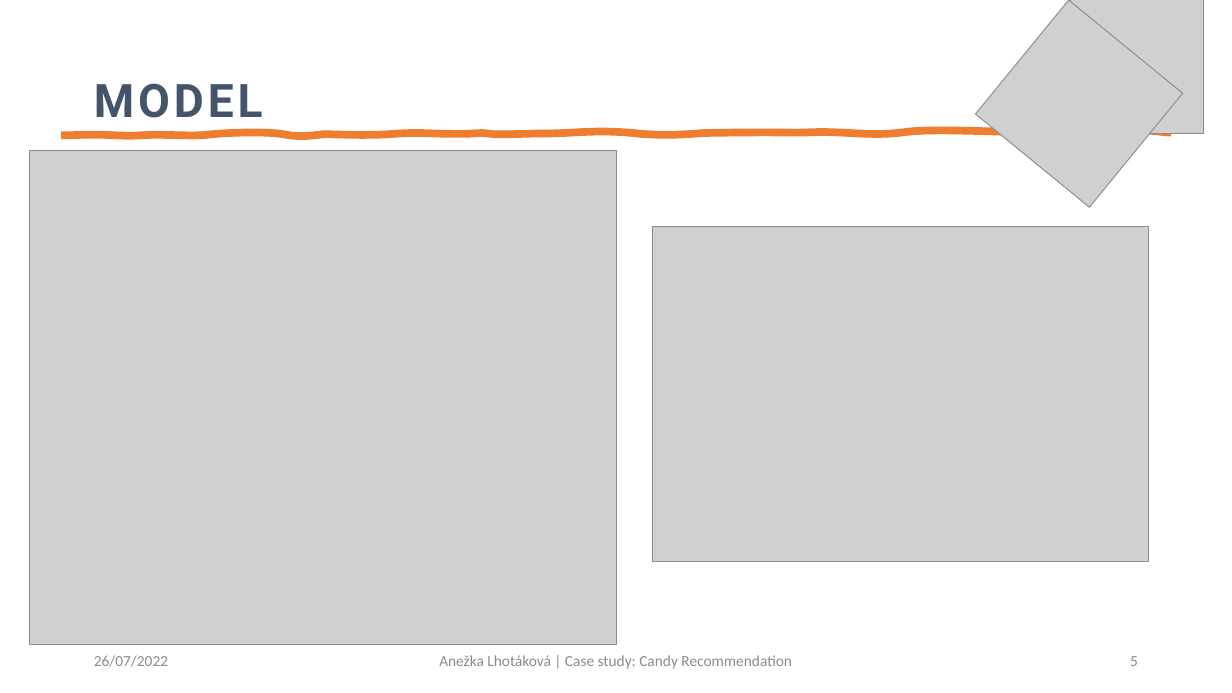
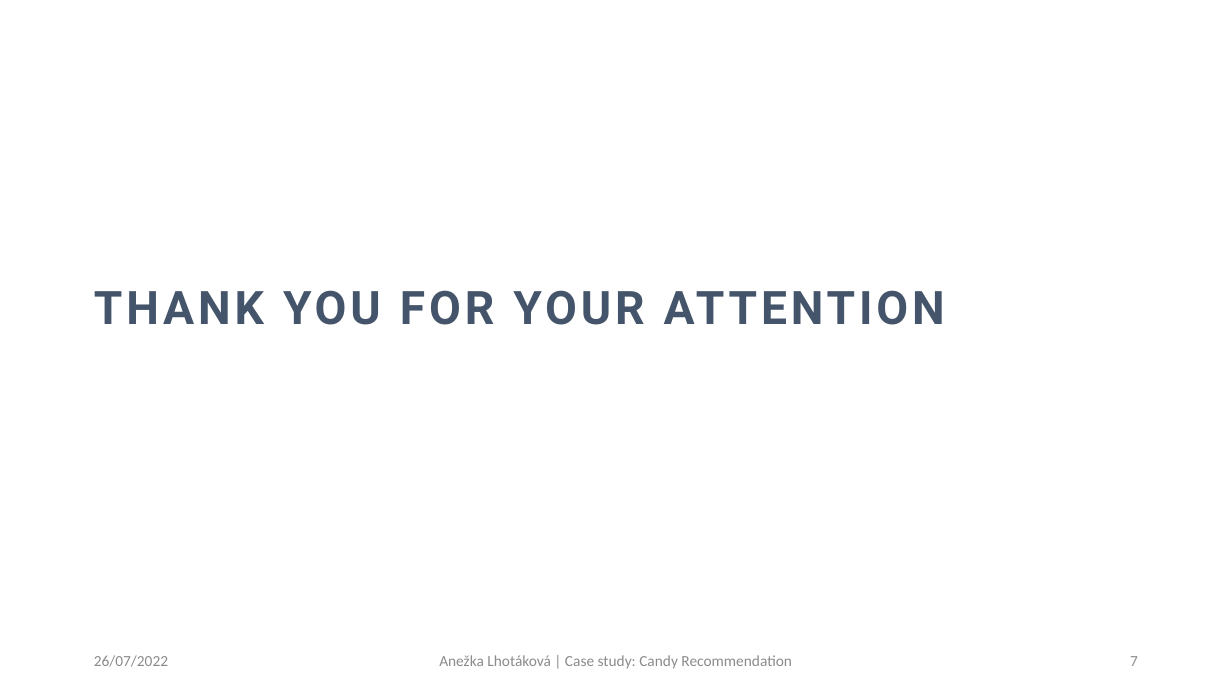
Before and after one commit to lhotaane/Case_study_Lidl, a slide deck: slide 7 of candy_ppt.pptx (slide 5 before the commit). Drawn at 1232x693 pixels with LibreOffice and Linux fonts; fonts in the diff are those of the drawing; grey boxes stand for pictures. Boxes give left, top, right and bottom in pixels: in the first picture for what was removed or moved away, otherwise in the second. Text is boxed around its words. In the diff, an @@ line names an element or a change of style, - is before the commit and + after.

```diff
--- a/candy_ppt.pptx
+++ b/candy_ppt.pptx
@@ picture removed at (976, 0, 1182, 206) @@
@@ picture removed at (1070, 0, 1203, 134) @@
@@ title removed at (94, 83, 263, 118) @@
-MODEL
@@ freeform shape removed at (61, 132, 1171, 136) @@
@@ picture removed at (30, 150, 616, 645) @@
@@ parallelogram removed at (49, 150, 881, 693) @@
@@ picture removed at (653, 226, 1149, 561) @@
@@ text added at (94, 290, 945, 325), 36 pt, text #44546A, bold @@
+THANK YOU FOR YOUR ATTENTION
@@ page number at (1130, 656, 1138, 666): text changed @@
-5
+7
```
Also in this commit, not shown: 4 other slides changed, 4 slides added, 1 slide removed, 2 other files.
